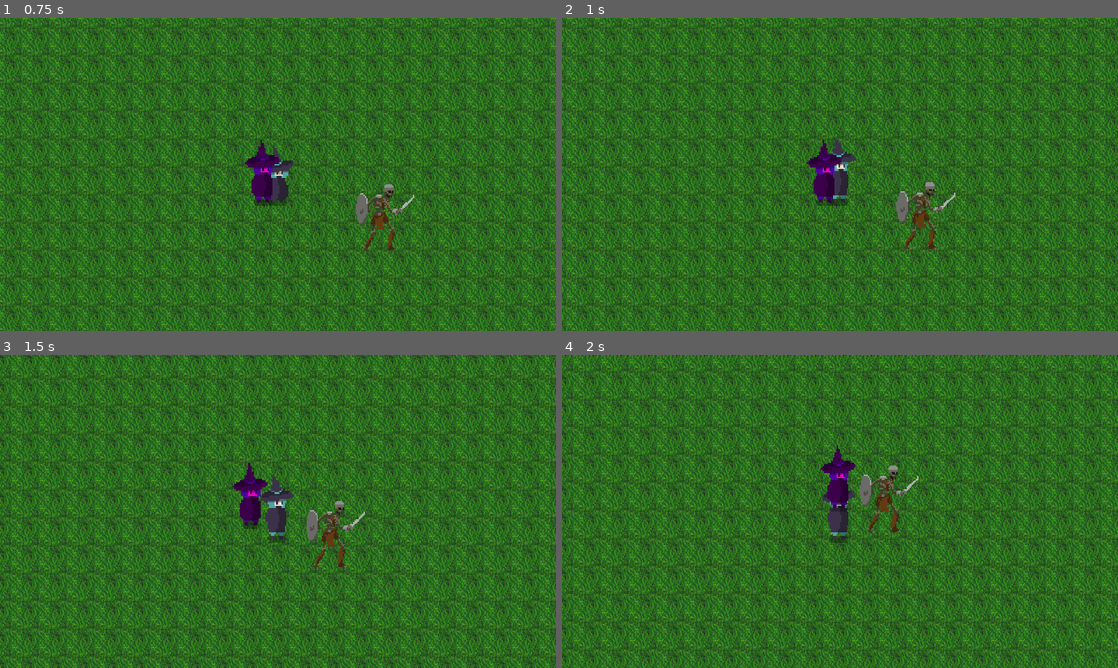
Above: before the commit, frames 1-4 (two rows, left to right).
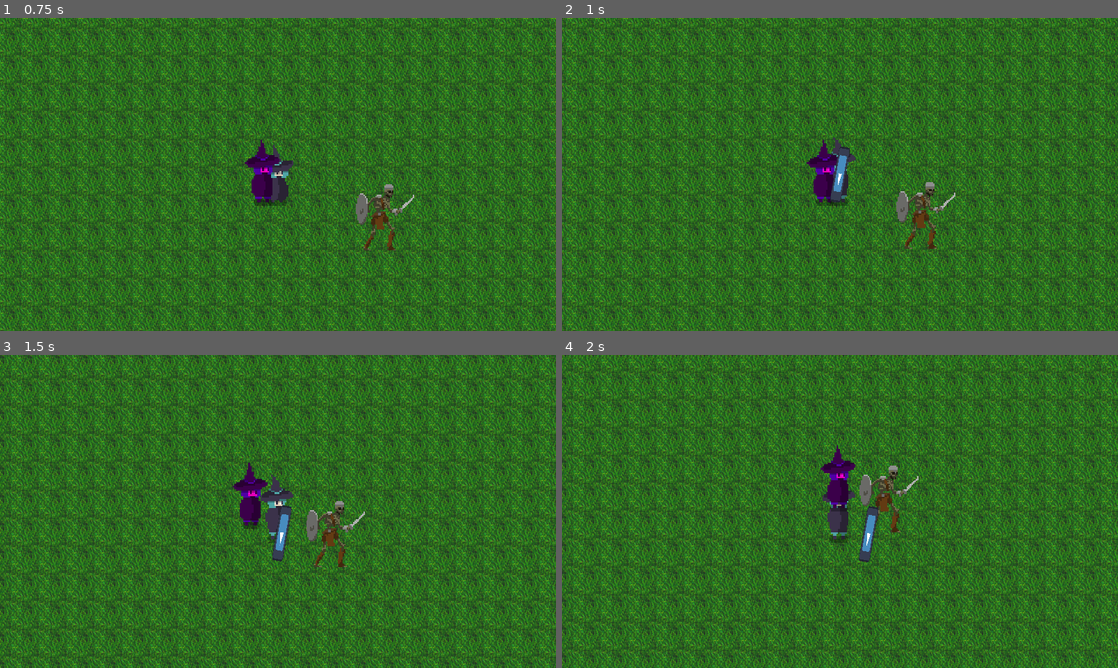
Above: after the commit, the same moments.

Repository: henriquegeribello/CC5408-1-Taller-de-Dise-o-y-Desarrollo-de-Videojuegos
Game: Godot game, scene res://World/world.tscn
Two runs of this game, one before a commit and one after it. Both use one fixed random seed, a clock stepped at 60 frames per second and the inputs below. The engine's default icon, where the game draws it, is replaced by a stand-in: a white triangle on a blue panel in a dark square.
Inputs:
- Up to frame 1 (0.75 s): tap Enter (ui_accept) at 0.5 s; hold D (right) from 0.53 s (still down)
- Up to frame 2 (1 s): keep holding D (right); tap Enter (ui_accept) at 0.77 s
- Up to frame 3 (1.5 s): release D (right) at 1.28 s; hold S (down) from 1.28 s (still down)
- Up to frame 4 (2 s): keep holding S (down); tap Enter (ui_accept) at 1.52 s

Frame 1 is identical in both runs. In frame 2, 0.3% of the frame differs, in the area x 48-52%, y 41-59%; in frame 3, 0.3%; in frame 4, 0.4%, in the area x 53-57%, y 48-67%.

Commit message:
Adjustments to player and world scenes

Diff:
--- a/World/world.tscn
+++ b/World/world.tscn
@@ -1,11 +1,12 @@
-[gd_scene load_steps=5 format=3 uid="uid://bk88s1l2tfeb0"]
+[gd_scene load_steps=6 format=3 uid="uid://bk88s1l2tfeb0"]
 
 [ext_resource type="Texture2D" uid="uid://qehda634lpl4" path="res://dirt_full_new.png" id="1_l10io"]
 [ext_resource type="PackedScene" uid="uid://do8oqsdg258a8" path="res://player.tscn" id="2_nbq3s"]
+[ext_resource type="PackedScene" uid="uid://4rsp327wfyom" path="res://Attacks/IceSpearAttack.tscn" id="3_aupmb"]
 [ext_resource type="PackedScene" uid="uid://dbsivqsvjeown" path="res://Enemy/enemy.tscn" id="3_u70ix"]
 [ext_resource type="PackedScene" uid="uid://b3h0nqlb0mkvd" path="res://Shadow/shadow.tscn" id="4_3alnl"]
 
-[node name="World" type="Node2D"]
+[node name="World" type="Node2D" groups=["root"]]
 
 [node name="Sprite2D" type="Sprite2D" parent="."]
 texture_filter = 2
@@ -19,6 +20,8 @@
 
 [node name="Camera2D" type="Camera2D" parent="Player"]
 
+[node name="IceSpearAttack" parent="Player" instance=ExtResource("3_aupmb")]
+
 [node name="Enemy" parent="." instance=ExtResource("3_u70ix")]
 position = Vector2(142, 54)
 
--- a/player.tscn
+++ b/player.tscn
@@ -1,10 +1,49 @@
-[gd_scene load_steps=14 format=3 uid="uid://do8oqsdg258a8"]
+[gd_scene load_steps=15 format=3 uid="uid://do8oqsdg258a8"]
 
 [ext_resource type="Script" path="res://player.gd" id="1_l2r0f"]
 [ext_resource type="Texture2D" uid="uid://b4ot088uxdr51" path="res://assets/characters/Blue Witch/Blue_witch/B_witch_idle.png" id="2_e4qfw"]
 
 [sub_resource type="CapsuleShape2D" id="CapsuleShape2D_21h5w"]
 radius = 4.65382
+
+[sub_resource type="Animation" id="Animation_moqdt"]
+length = 0.001
+tracks/0/type = "value"
+tracks/0/imported = false
+tracks/0/enabled = true
+tracks/0/path = NodePath("Sprite2D:texture")
+tracks/0/interp = 1
+tracks/0/loop_wrap = true
+tracks/0/keys = {
+"times": PackedFloat32Array(0),
+"transitions": PackedFloat32Array(1),
+"update": 1,
+"values": [ExtResource("2_e4qfw")]
+}
+tracks/1/type = "value"
+tracks/1/imported = false
+tracks/1/enabled = true
+tracks/1/path = NodePath("Sprite2D:vframes")
+tracks/1/interp = 1
+tracks/1/loop_wrap = true
+tracks/1/keys = {
+"times": PackedFloat32Array(0),
+"transitions": PackedFloat32Array(1),
+"update": 1,
+"values": [6]
+}
+tracks/2/type = "value"
+tracks/2/imported = false
+tracks/2/enabled = true
+tracks/2/path = NodePath("Sprite2D:frame")
+tracks/2/interp = 1
+tracks/2/loop_wrap = true
+tracks/2/keys = {
+"times": PackedFloat32Array(0),
+"transitions": PackedFloat32Array(1),
+"update": 1,
+"values": [0]
+}
 
 [sub_resource type="Animation" id="Animation_duk4l"]
 resource_name = "idle"
@@ -44,45 +83,6 @@
 "transitions": PackedFloat32Array(1, 1, 1, 1, 1),
 "update": 1,
 "values": [0, 1, 2, 3, 4]
-}
-
-[sub_resource type="Animation" id="Animation_moqdt"]
-length = 0.001
-tracks/0/type = "value"
-tracks/0/imported = false
-tracks/0/enabled = true
-tracks/0/path = NodePath("Sprite2D:texture")
-tracks/0/interp = 1
-tracks/0/loop_wrap = true
-tracks/0/keys = {
-"times": PackedFloat32Array(0),
-"transitions": PackedFloat32Array(1),
-"update": 1,
-"values": [ExtResource("2_e4qfw")]
-}
-tracks/1/type = "value"
-tracks/1/imported = false
-tracks/1/enabled = true
-tracks/1/path = NodePath("Sprite2D:vframes")
-tracks/1/interp = 1
-tracks/1/loop_wrap = true
-tracks/1/keys = {
-"times": PackedFloat32Array(0),
-"transitions": PackedFloat32Array(1),
-"update": 1,
-"values": [6]
-}
-tracks/2/type = "value"
-tracks/2/imported = false
-tracks/2/enabled = true
-tracks/2/path = NodePath("Sprite2D:frame")
-tracks/2/interp = 1
-tracks/2/loop_wrap = true
-tracks/2/keys = {
-"times": PackedFloat32Array(0),
-"transitions": PackedFloat32Array(1),
-"update": 1,
-"values": [0]
 }
 
 [sub_resource type="AnimationLibrary" id="AnimationLibrary_r723w"]
